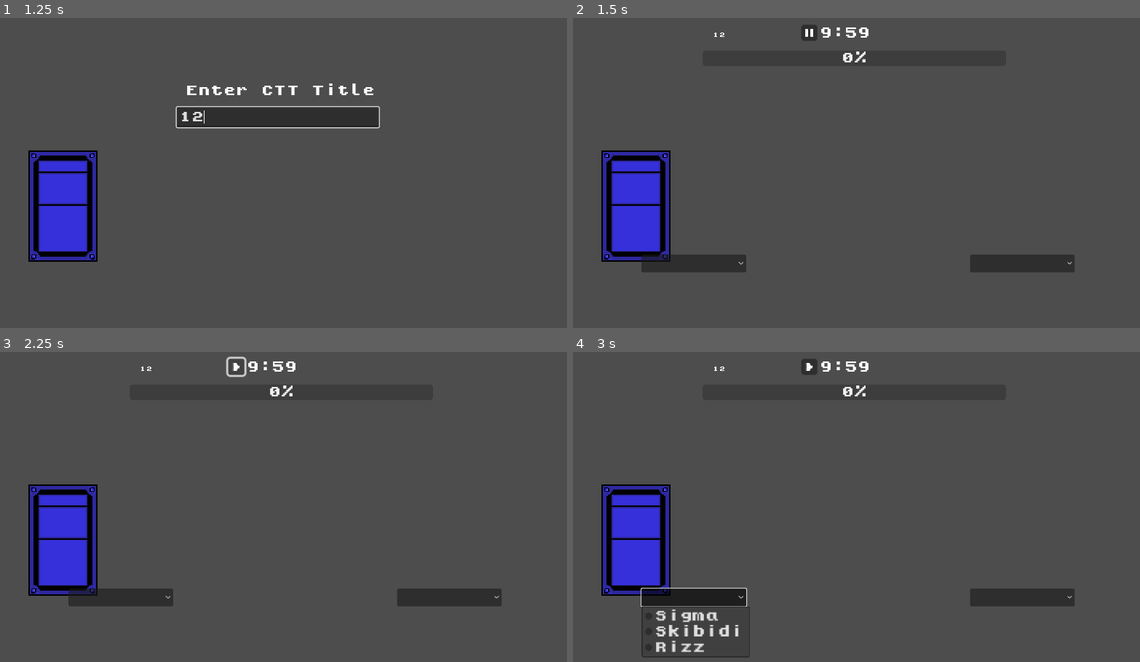
Above: before the commit, frames 1-4 (two rows, left to right).
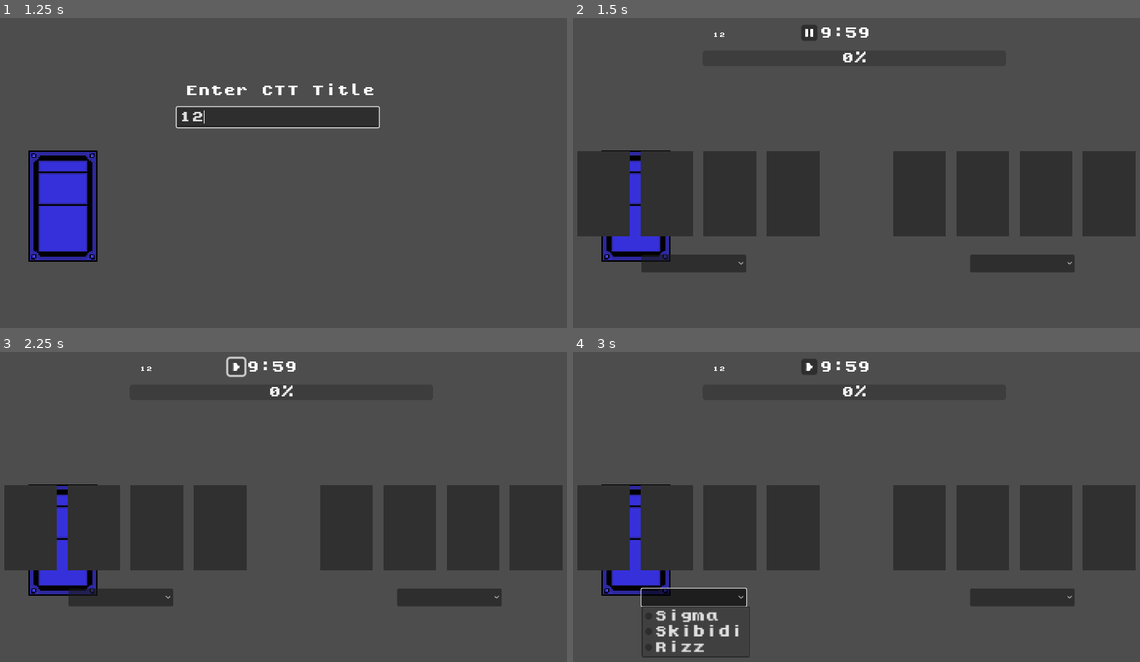
Above: after the commit, the same moments.

Repository: phan-andrew/demo3
Game: Godot game, scene res://home_screen.tscn
Two runs of this game, one before a commit and one after it. Both use one fixed random seed, a clock stepped at 60 frames per second and the inputs below. This scene is started directly instead of the project's main scene.
Inputs (mouse positions are in pixels of both pictures, inside the frame that each line leads up to):
- Up to frame 1 (1.25 s): click (277, 117) at 0.52 s; type "12" at 0.6 s
- Up to frame 2 (1.5 s): tap Enter at 1.25 s; hold Space (move_right) from 1.28 s (still down)
- Up to frame 3 (2.25 s): release Space (move_right) at 2 s; click (238, 367) at 2 s
- Up to frame 4 (3 s): click (692, 596) at 2.75 s

Frame 1 is identical in both runs. In frame 2, 20% of the frame differs, in the area x 0-100%, y 42-71%; in frame 3, 20%; in frame 4, 20%.

Commit message:
added place for cards on homescreen

Diff:
--- a/cardFlip.tscn
+++ b/cardFlip.tscn
@@ -68,7 +68,7 @@
 tracks/1/interp = 1
 tracks/1/loop_wrap = true
 tracks/1/keys = {
-"times": PackedFloat32Array(0.189502, 0.213268),
+"times": PackedFloat32Array(0.156818, 0.18467),
 "transitions": PackedFloat32Array(1, 1),
 "update": 1,
 "values": [-1, 0]
--- /dev/null
+++ b/card_shadowBackgrounds.tscn
@@ -0,0 +1,45 @@
+[gd_scene load_steps=2 format=3 uid="uid://dlbmoou5r3oxf"]
+
+[ext_resource type="Texture2D" uid="uid://dtk0iyl17u8gv" path="res://cards/card_background.png" id="1_0lyna"]
+
+[node name="Node2D" type="Node2D"]
+
+[node name="Sprite2D" type="Sprite2D" parent="."]
+position = Vector2(75, 400)
+scale = Vector2(0.126364, 0.126364)
+texture = ExtResource("1_0lyna")
+
+[node name="Sprite2D2" type="Sprite2D" parent="."]
+position = Vector2(200, 400)
+scale = Vector2(0.126364, 0.126364)
+texture = ExtResource("1_0lyna")
+
+[node name="Sprite2D3" type="Sprite2D" parent="."]
+position = Vector2(325, 400)
+scale = Vector2(0.126364, 0.126364)
+texture = ExtResource("1_0lyna")
+
+[node name="Sprite2D4" type="Sprite2D" parent="."]
+position = Vector2(450, 400)
+scale = Vector2(0.126364, 0.126364)
+texture = ExtResource("1_0lyna")
+
+[node name="Sprite2D5" type="Sprite2D" parent="."]
+position = Vector2(700.125, 400)
+scale = Vector2(0.126364, 0.126364)
+texture = ExtResource("1_0lyna")
+
+[node name="Sprite2D6" type="Sprite2D" parent="."]
+position = Vector2(825.125, 400)
+scale = Vector2(0.126364, 0.126364)
+texture = ExtResource("1_0lyna")
+
+[node name="Sprite2D7" type="Sprite2D" parent="."]
+position = Vector2(950.125, 400)
+scale = Vector2(0.126364, 0.126364)
+texture = ExtResource("1_0lyna")
+
+[node name="Sprite2D8" type="Sprite2D" parent="."]
+position = Vector2(1075.13, 400)
+scale = Vector2(0.126364, 0.126364)
+texture = ExtResource("1_0lyna")
--- /dev/null
+++ b/game_screen.tscn
@@ -0,0 +1,43 @@
+[gd_scene load_steps=6 format=3 uid="uid://7h1n1u8c4dbv"]
+
+[ext_resource type="Theme" uid="uid://b2ufqqc6nun3o" path="res://mid_font_theme.tres" id="1_0jfxs"]
+[ext_resource type="Script" path="res://Timer_Label.gd" id="2_quooa"]
+[ext_resource type="Texture2D" uid="uid://deyg0mophu1js" path="res://images/play_button.png" id="3_ydppf"]
+[ext_resource type="PackedScene" uid="uid://dlbmoou5r3oxf" path="res://card_shadowBackgrounds.tscn" id="4_u4wtv"]
+[ext_resource type="PackedScene" uid="uid://dhg0ohpps2lt8" path="res://dropdown.tscn" id="5_c2rya"]
+
+[node name="Node2D" type="Node2D"]
+
+[node name="ProgressBar" type="ProgressBar" parent="."]
+offset_left = 271.0
+offset_top = 96.0
+offset_right = 871.0
+offset_bottom = 126.0
+theme = ExtResource("1_0jfxs")
+
+[node name="Timer_Label" type="Label" parent="."]
+offset_left = 502.0
+offset_top = 48.0
+offset_right = 627.0
+offset_bottom = 74.0
+theme = ExtResource("1_0jfxs")
+text = "10:00
+"
+script = ExtResource("2_quooa")
+
+[node name="Button" type="Button" parent="Timer_Label"]
+texture_filter = 1
+layout_mode = 0
+offset_left = -36.0
+offset_top = -3.0
+offset_right = -20.0
+offset_bottom = 13.0
+scale = Vector2(2, 2)
+icon = ExtResource("3_ydppf")
+
+[node name="cardShadow" parent="." instance=ExtResource("4_u4wtv")]
+position = Vector2(0, -20)
+
+[node name="dropdown" parent="." instance=ExtResource("5_c2rya")]
+
+[connection signal="pressed" from="Timer_Label/Button" to="Timer_Label" method="_on_button_pressed"]
--- a/home_screen.gd
+++ b/home_screen.gd
@@ -14,6 +14,5 @@
 		$CTT_title.text = $starting_prompts.CTT_title
 		title = true
 		$starting_prompts.visible = false
-		$progress_bar.visible = true
-		$progress_bar/Timer_Label.startTimer = true
-		$dropdowns.visible = true
+		$game_screen.visible = true
+		$game_screen/Timer_Label.startTimer = true
--- a/home_screen.tscn
+++ b/home_screen.tscn
@@ -1,11 +1,10 @@
-[gd_scene load_steps=8 format=3 uid="uid://c0lk8ms1uploi"]
+[gd_scene load_steps=7 format=3 uid="uid://c0lk8ms1uploi"]
 
 [ext_resource type="Script" path="res://home_screen.gd" id="1_0dgku"]
 [ext_resource type="PackedScene" uid="uid://sis1u3rdone5" path="res://starting_prompts.tscn" id="1_xo1g2"]
 [ext_resource type="Script" path="res://Label.gd" id="2_pbnx2"]
 [ext_resource type="Theme" uid="uid://b2ufqqc6nun3o" path="res://mid_font_theme.tres" id="3_j5dr0"]
-[ext_resource type="PackedScene" uid="uid://7h1n1u8c4dbv" path="res://progress_bar.tscn" id="6_4fnsk"]
-[ext_resource type="PackedScene" uid="uid://dhg0ohpps2lt8" path="res://dropdown.tscn" id="7_dsike"]
+[ext_resource type="PackedScene" uid="uid://7h1n1u8c4dbv" path="res://game_screen.tscn" id="5_v2ldq"]
 [ext_resource type="PackedScene" uid="uid://dpl22mpi7vi48" path="res://cardFlip.tscn" id="7_u6xwi"]
 
 [node name="HomeScreen" type="Node2D"]
@@ -23,10 +22,7 @@
 theme_override_font_sizes/font_size = 12
 script = ExtResource("2_pbnx2")
 
-[node name="progress_bar" parent="." instance=ExtResource("6_4fnsk")]
-visible = false
-
-[node name="dropdowns" parent="." instance=ExtResource("7_dsike")]
+[node name="game_screen" parent="." instance=ExtResource("5_v2ldq")]
 visible = false
 
 [node name="card" parent="." instance=ExtResource("7_u6xwi")]
--- a/progress_bar.tscn
+++ /dev/null
@@ -1,36 +0,0 @@
-[gd_scene load_steps=4 format=3 uid="uid://7h1n1u8c4dbv"]
-
-[ext_resource type="Theme" uid="uid://b2ufqqc6nun3o" path="res://mid_font_theme.tres" id="1_5aol8"]
-[ext_resource type="Script" path="res://Timer_Label.gd" id="2_7u13f"]
-[ext_resource type="Texture2D" uid="uid://deyg0mophu1js" path="res://images/play_button.png" id="3_lisk0"]
-
-[node name="Node2D" type="Node2D"]
-
-[node name="ProgressBar" type="ProgressBar" parent="."]
-offset_left = 271.0
-offset_top = 96.0
-offset_right = 871.0
-offset_bottom = 126.0
-theme = ExtResource("1_5aol8")
-
-[node name="Timer_Label" type="Label" parent="."]
-offset_left = 502.0
-offset_top = 48.0
-offset_right = 627.0
-offset_bottom = 74.0
-theme = ExtResource("1_5aol8")
-text = "10:00
-"
-script = ExtResource("2_7u13f")
-
-[node name="Button" type="Button" parent="Timer_Label"]
-texture_filter = 1
-layout_mode = 0
-offset_left = -36.0
-offset_top = -3.0
-offset_right = -20.0
-offset_bottom = 13.0
-scale = Vector2(2, 2)
-icon = ExtResource("3_lisk0")
-
-[connection signal="pressed" from="Timer_Label/Button" to="Timer_Label" method="_on_button_pressed"]
Not shown: 1 places in cardFlip.tscn that only renumber resources
Binary file added: cards/card_background.png
Not shown, added: cards/card_background.png.import
Not shown: 1 places in cardthrow.tscn that only renumber resources
